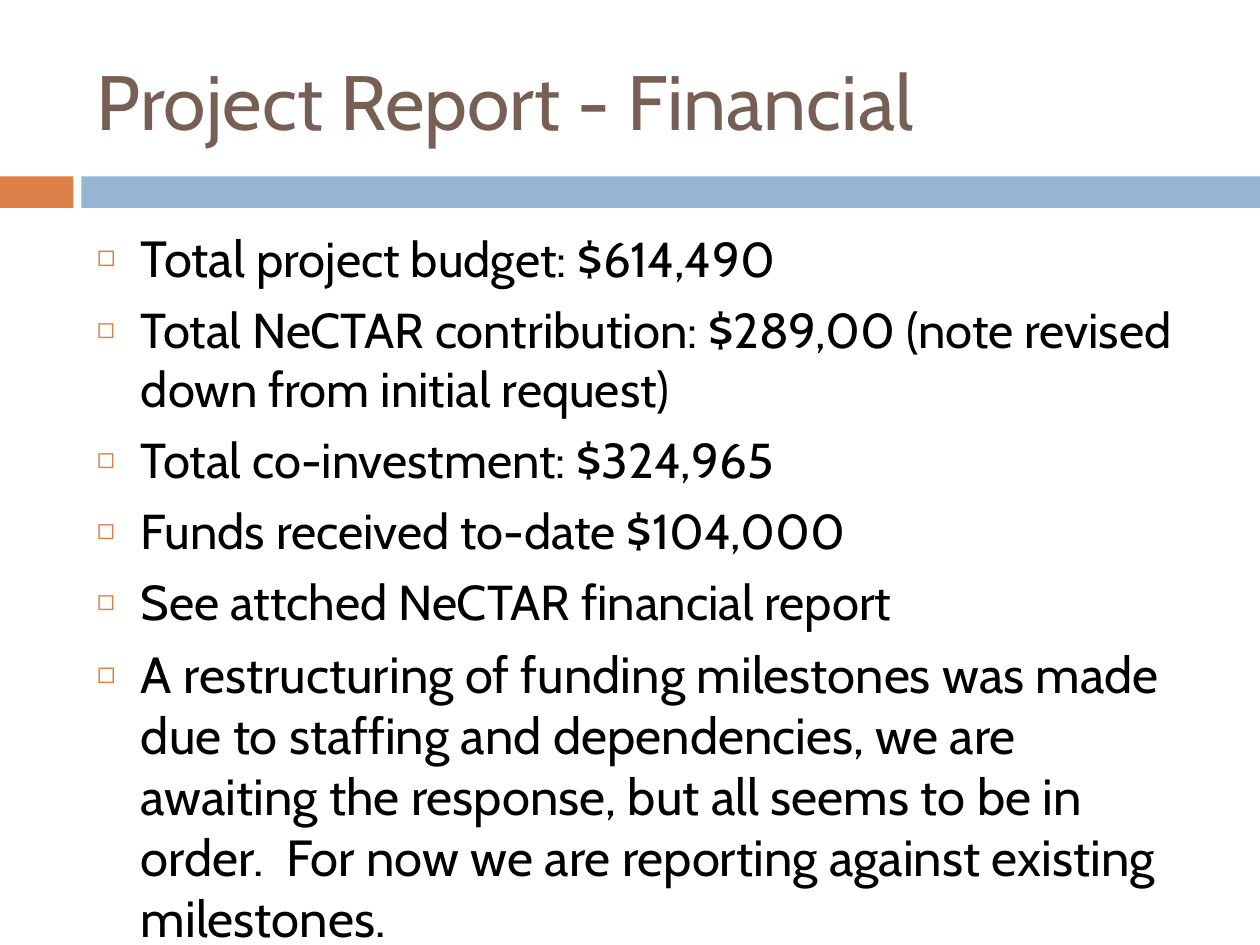
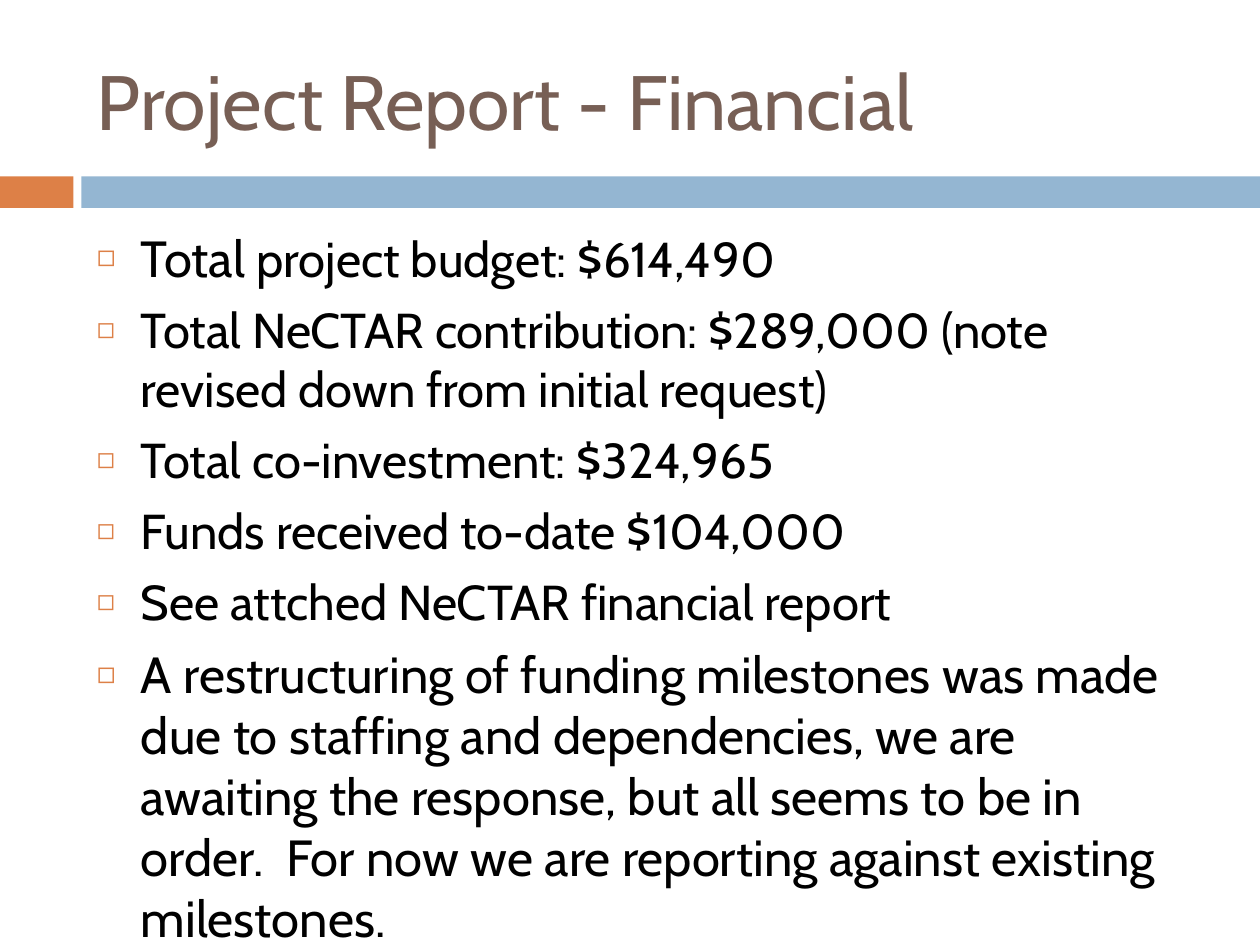
Before and after one commit to tranaweera/ark-informatics, a slide deck: slide 6 of ARK/trunk/usefulTools/TestFilesAndDocuments/steering committee/NeCTAR/Steering Committee Meetings/Steering Committee Meeting March_2013.pptx. Drawn at 1260x945 pixels with LibreOffice and Linux fonts; fonts in the diff are those of the drawing. Boxes give left, top, right and bottom in pixels: in the first picture for what was removed or moved away, otherwise in the second. Text is boxed around its words. In the diff, an @@ line names an element or a change of style, - is before the commit and + after.

Commit message:
Whole Lot more reporting

```diff
--- a/ARK/trunk/usefulTools/TestFilesAndDocuments/steering committee/NeCTAR/Steering Committee Meetings/Steering Committee Meeting March_2013.pptx
+++ b/ARK/trunk/usefulTools/TestFilesAndDocuments/steering committee/NeCTAR/Steering Committee Meetings/Steering Committee Meeting March_2013.pptx
@@ text at box(141, 311, 1048, 418): text changed @@
-◻ Total NeCTAR contribution: $289,00 (note revised down from initial request)
+◻ Total NeCTAR contribution: $289,000 (note revised down from initial request)
```
Also in this commit, not shown: 2 other slides changed, 4 other files.
